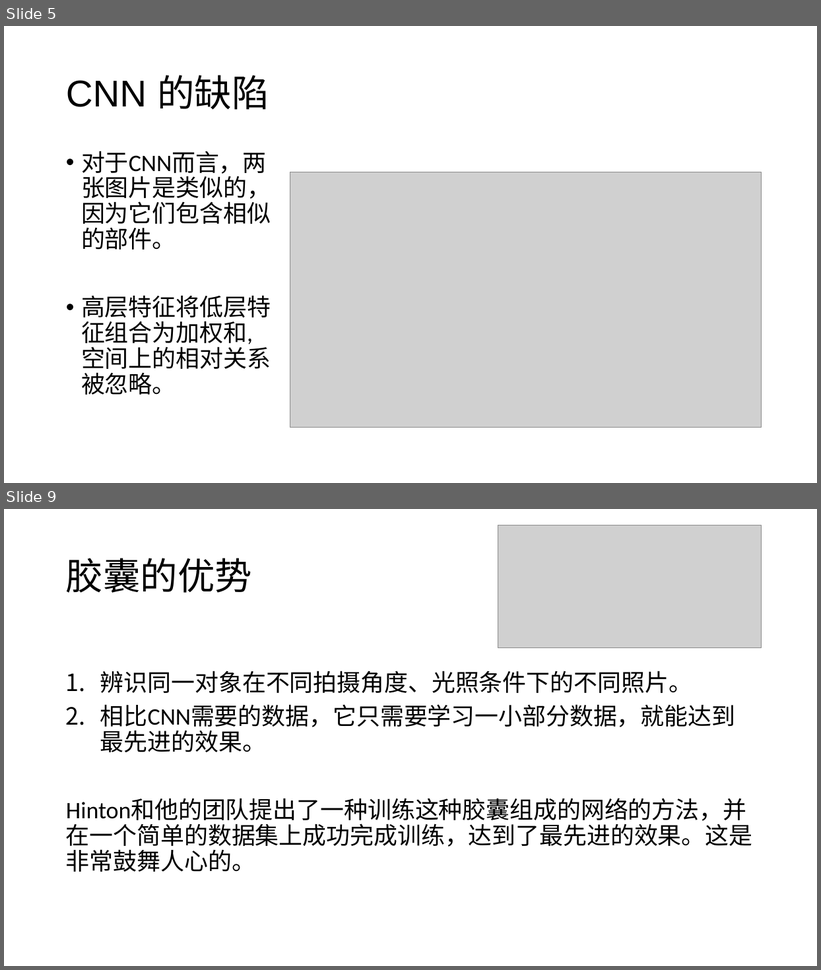
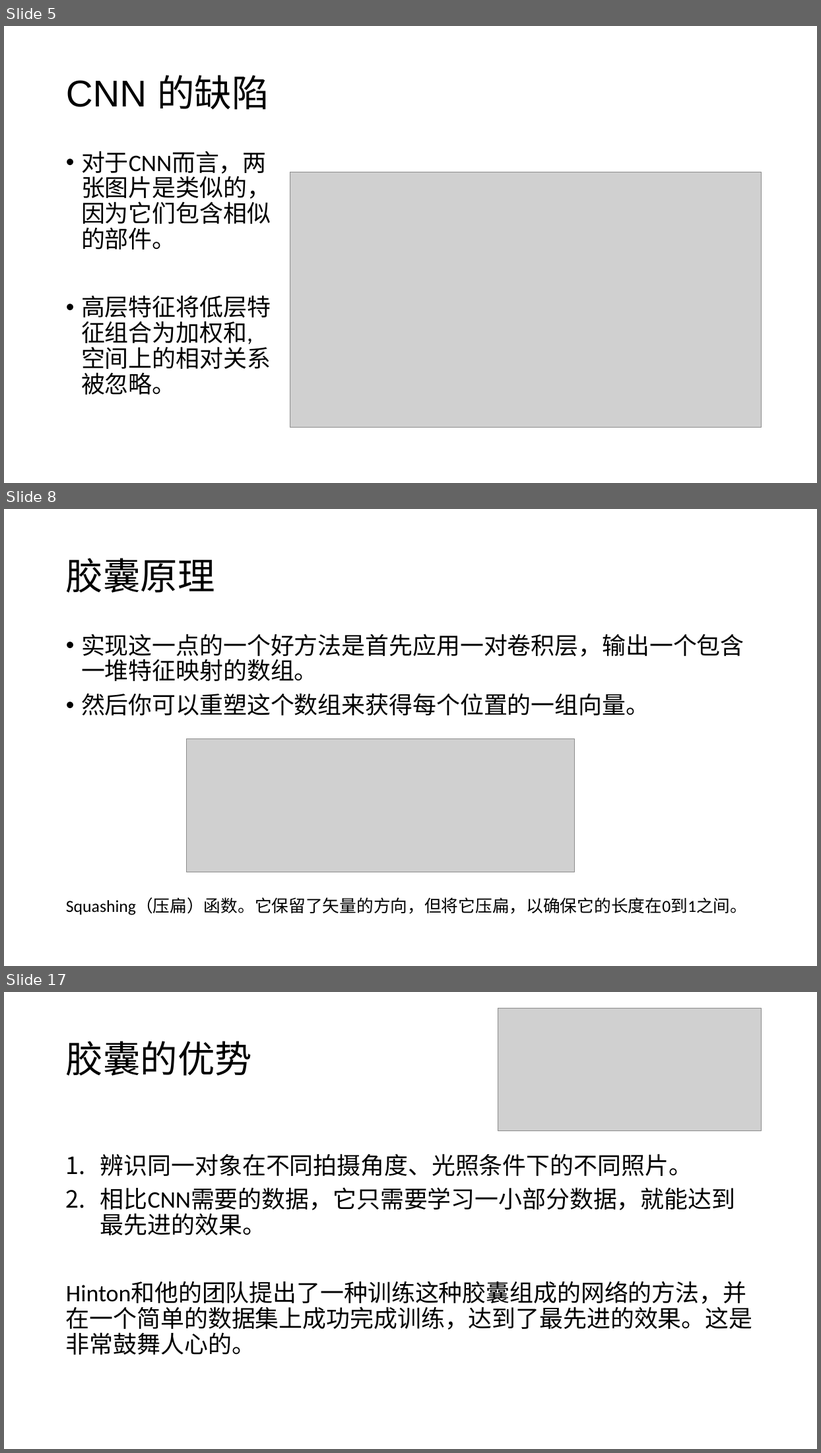
Before and after one commit to foamliu/Learning-DL, a slide deck: capsnet/CapsNet.pptx. Shown one above the other, each under a label of ours: slides 5 and 9 before the commit, slides 5, 8 and 17 after it; the slides between them are not shown. The pictures are 821x970 and 821x1453 pixels, drawn with LibreOffice and Linux fonts; fonts in the diff are those of the drawing; grey boxes stand for pictures. Boxes give left, top, right and bottom in pixels: in the first picture for what was removed or moved away, otherwise in the second. Text is boxed around its words. In the diff, an @@ line names an element or a change of style, - is before the commit and + after.

```diff
--- a/capsnet/CapsNet.pptx
+++ b/capsnet/CapsNet.pptx
@@ slide 8 added at (4, 509, 817, 966), background #FFFFFF @@
@@ title added at (66, 558, 215, 593), 44 pt, text #000000 @@
+胶囊原理
@@ text added at (66, 634, 747, 916), 28 pt, text #000000 @@
+• 实现这一点的一个好方法是首先应用一对卷积层，输出一个包含一堆特征映射的数组。
+• 然后你可以重塑这个数组来获得每个位置的一组向量。
+Squashing（压扁）函数。它保留了矢量的方向，但将它压扁，以确保它的长度在0到1之间。
@@ picture added at (187, 739, 575, 873) @@
@@ what was slide 9 is now slide 17 @@
```
Also in this commit, not shown: 5 slides changed, 9 other slides added, 2 slides removed, 1 other file.
